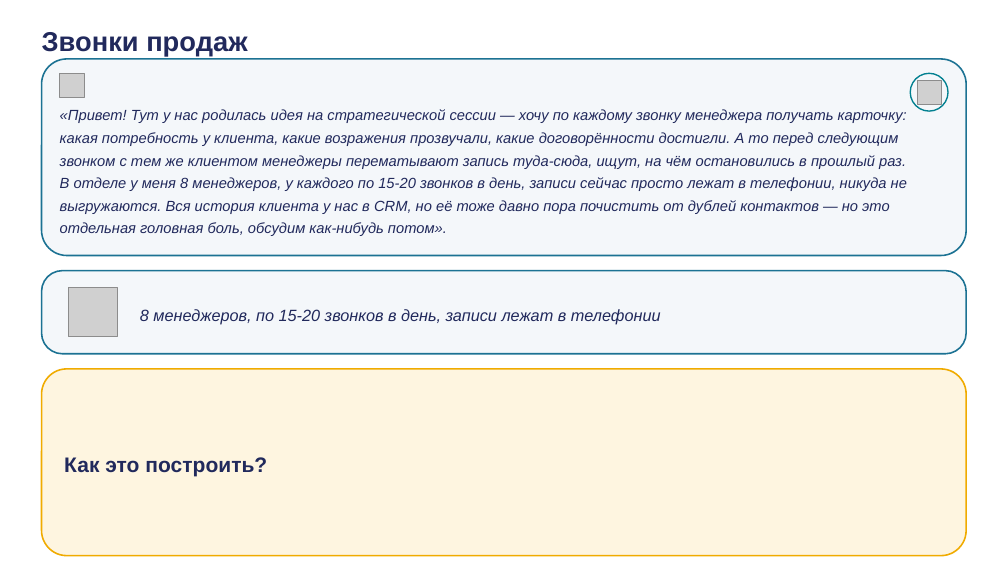
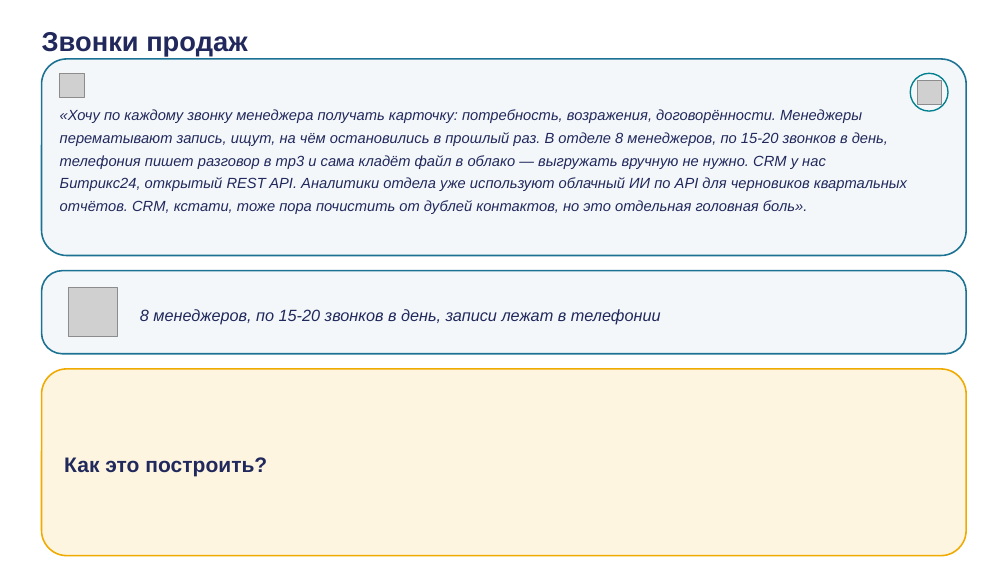
Before and after one commit to tellina-study/AI-usage-lessons, a slide deck: slide 31 of library/seminars/sem-02/rendered/sem-02.pptx. Drawn at 1008x567 pixels with LibreOffice and Linux fonts; fonts in the diff are those of the drawing; grey boxes stand for pictures. Boxes give left, top, right and bottom in pixels: in the first picture for what was removed or moved away, otherwise in the second. Text is boxed around its words. In the diff, an @@ line names an element or a change of style, - is before the commit and + after.

```diff
--- a/library/seminars/sem-02/rendered/sem-02.pptx
+++ b/library/seminars/sem-02/rendered/sem-02.pptx
@@ text at bbox=[60, 109, 907, 214]: text changed @@
-«Привет! Тут у нас родилась идея на стратегической сессии — хочу по каждому звонку менеджера получать карточку: какая потребность у клиента, какие возражения прозвучали, какие договорённости достигли. А то перед следующим звонком с тем же клиентом менеджеры перематывают запись туда-сюда, ищут, на чём остановились в прошлый раз. В отделе у меня 8 менеджеров, у каждого по 15-20 звонков в день, записи сейчас просто лежат в телефонии, никуда не выгружаются. Вся история клиента у нас в CRM, но её тоже давно пора почистить от дублей контактов — но это отдельная головная боль, обсудим как-нибудь потом».
+«Хочу по каждому звонку менеджера получать карточку: потребность, возражения, договорённости. Менеджеры перематывают запись, ищут, на чём остановились в прошлый раз. В отделе 8 менеджеров, по 15-20 звонков в день, телефония пишет разговор в mp3 и сама кладёт файл в облако — выгружать вручную не нужно. CRM у нас Битрикс24, открытый REST API. Аналитики отдела уже используют облачный ИИ по API для черновиков квартальных отчётов. CRM, кстати, тоже пора почистить от дублей контактов, но это отдельная головная боль».
```
Also in this commit, not shown: 14 other slides changed, 35 other files.
